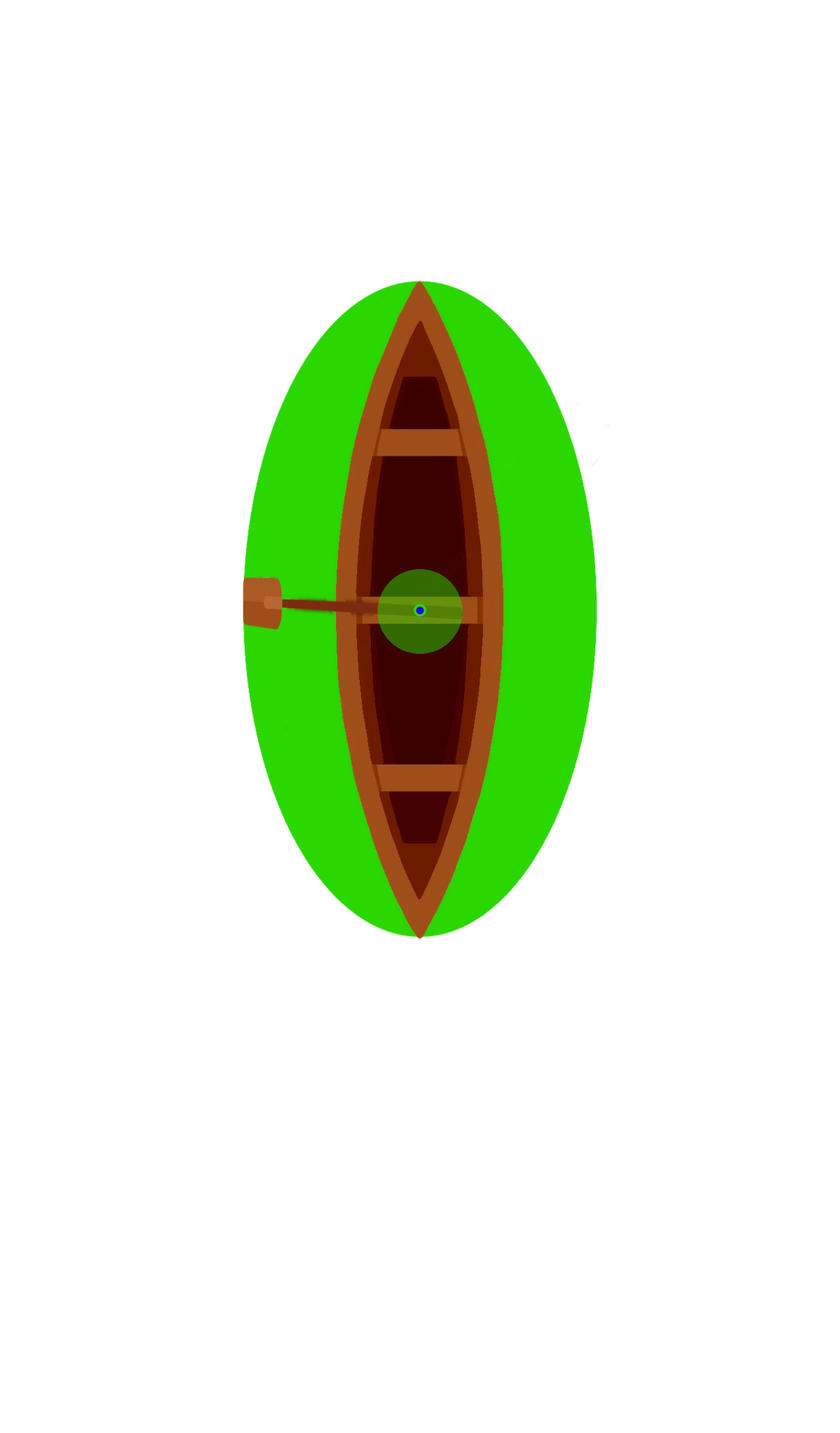
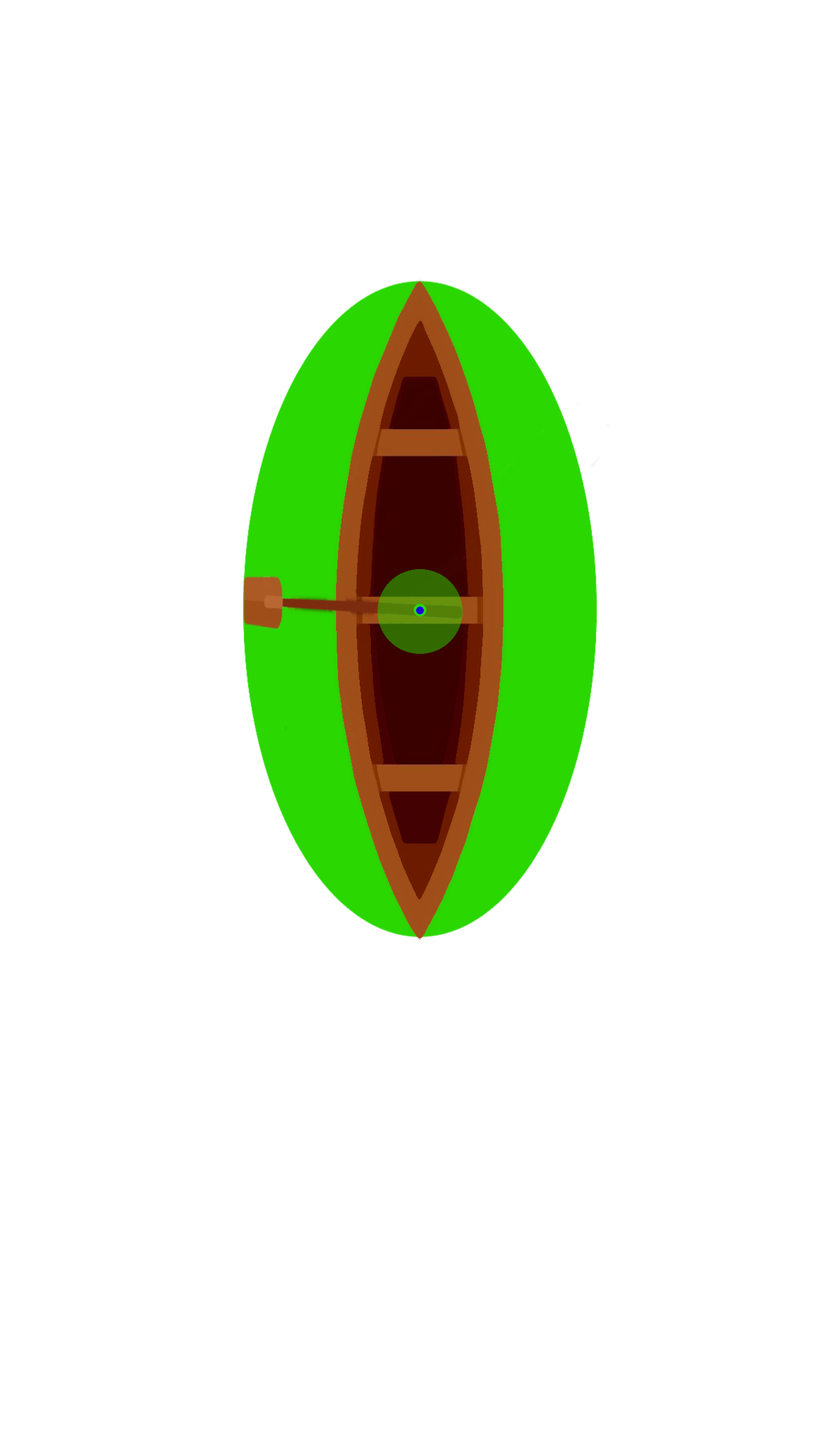
Revision of a layered 840px x 1433px image; what changed, layer by layer:
painted on "Плавающий слой #1" over [242, 574, 464, 631]
